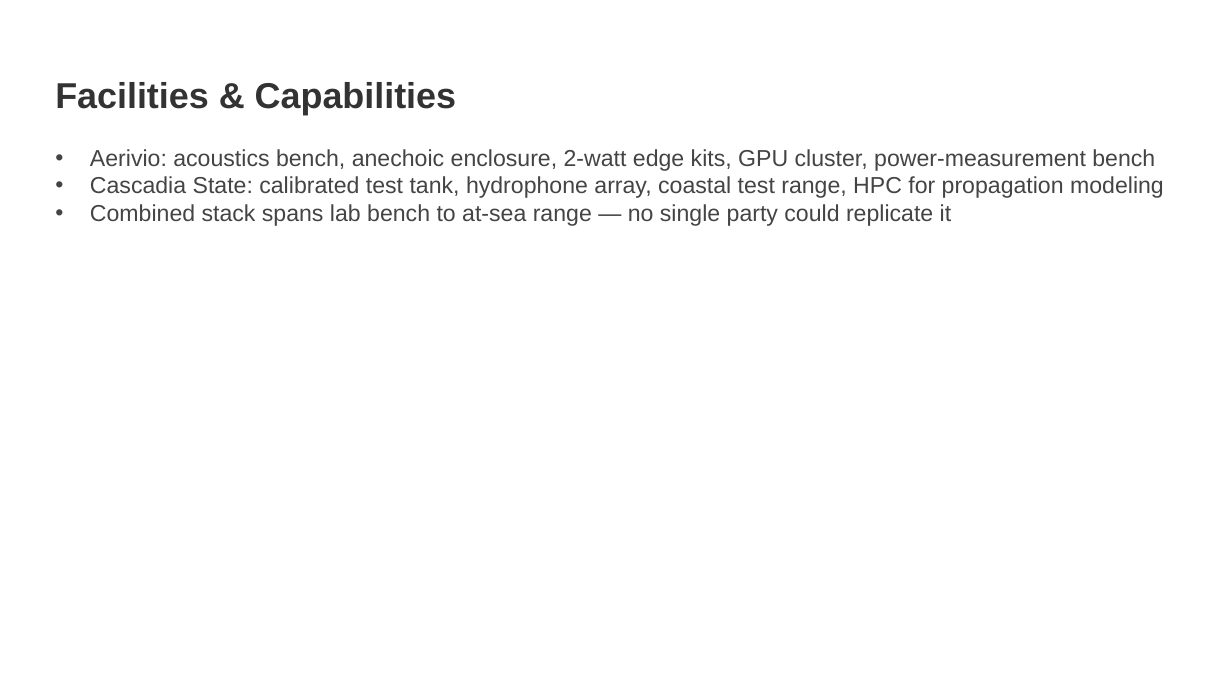
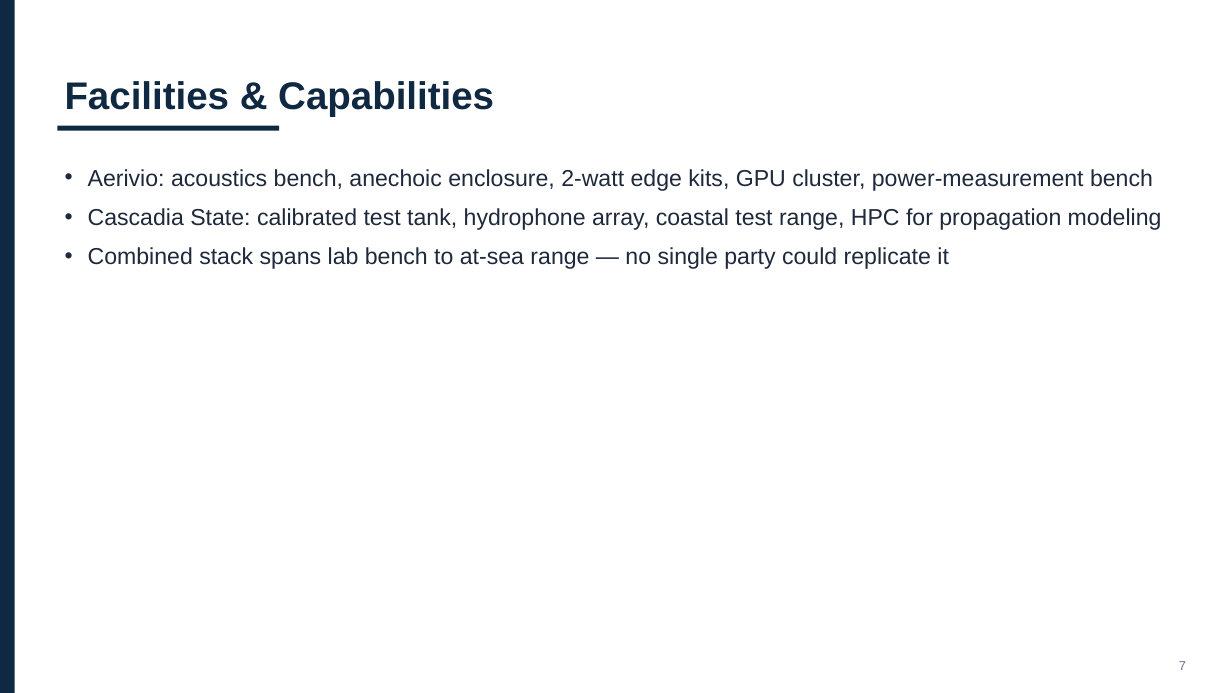
Before and after one commit to ubi-wagner/govwin, a slide deck: slide 7 of docs/sample-proposal-navy-sttr/Aerivio_Navy_STTR_Company_Overview.pptx. Drawn at 1232x693 pixels with LibreOffice and Linux fonts; fonts in the diff are those of the drawing. Boxes give left, top, right and bottom in pixels: in the first picture for what was removed or moved away, otherwise in the second. Text is boxed around its words. In the diff, an @@ line names an element or a change of style, - is before the commit and + after.

```diff
--- a/docs/sample-proposal-navy-sttr/Aerivio_Navy_STTR_Company_Overview.pptx
+++ b/docs/sample-proposal-navy-sttr/Aerivio_Navy_STTR_Company_Overview.pptx
@@ rectangle added at <box>0,0,15,693</box>, fill #0F2942 @@
@@ text "Facilities & Capabilities": place and size @@
-text "Facilities & Capabilities" at <box>55,82,456,115</box>
+text "Facilities & Capabilities" at <box>65,81,494,117</box>
@@ text "Facilities & Capabilities" at <box>65,81,494,117</box>: size 28 to 30 pt, text colour #333333 to #0F2942 @@
@@ rectangle added at <box>57,126,279,131</box>, fill #0F2942 @@
@@ text "Aerivio: acoustics bench, anechoic enclosure, ...": place and size @@
-text "Aerivio: acoustics bench, anechoic enclosure, ..." at <box>90,149,1164,226</box>
+text "Aerivio: acoustics bench, anechoic enclosure, ..." at <box>88,169,1162,269</box>
@@ text "Aerivio: acoustics bench, anechoic enclosure, ..." at <box>88,169,1162,269</box>: text colour #444444 to #1E293B; indent changed; line spacing 1 to 1.05; more space between paragraphs @@
@@ text added at <box>1179,661,1186,670</box>, 10 pt, text #64748B @@
+7
```
Also in this commit, not shown: 9 other slides changed, 25 other files.
